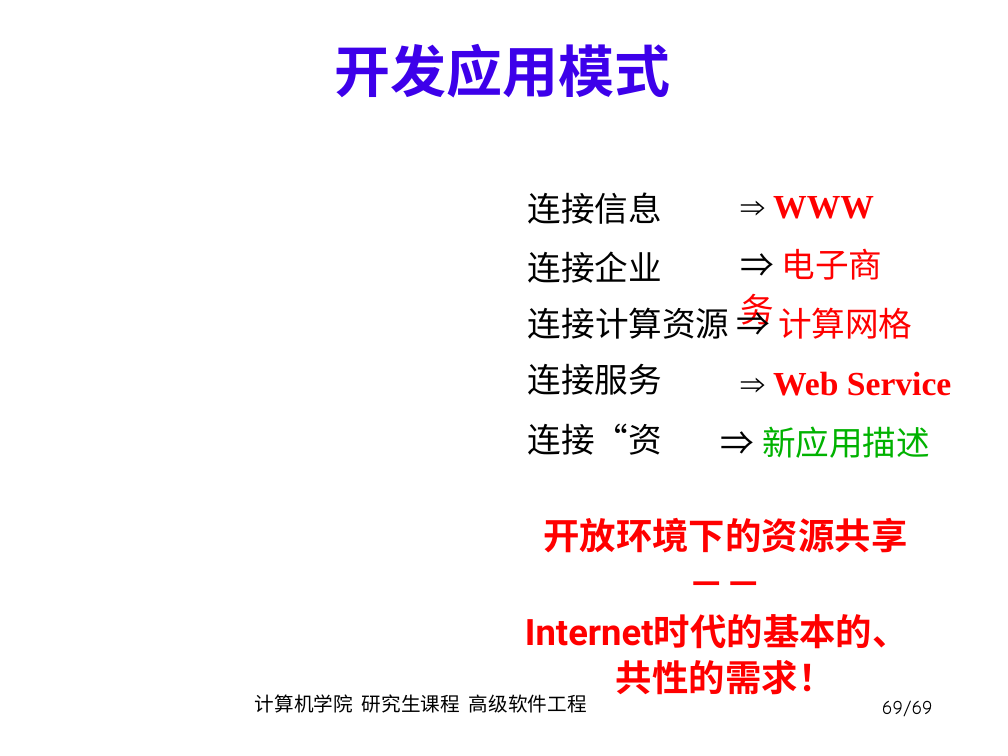
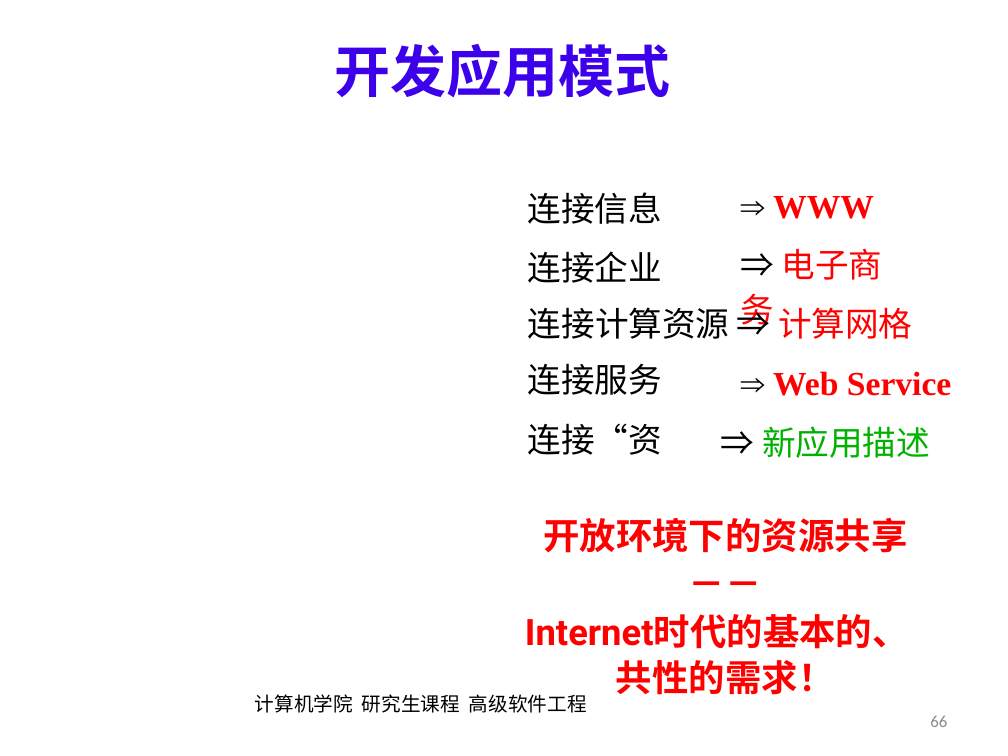
Before and after one commit to lihongweimail/lihongweimail.github.io, a slide deck: slide 66 of resources/coursePPT/AdvanceSoftwareEngineering/1-软件工程概述.pptx (slide 69 before the commit). Drawn at 1008x756 pixels with LibreOffice and Linux fonts; fonts in the diff are those of the drawing; background and template pictures are left out. Boxes give left, top, right and bottom in pixels: in the first picture for what was removed or moved away, otherwise in the second. Text is boxed around its words. In the diff, an @@ line names an element or a change of style, - is before the commit and + after.

```diff
--- a/resources/coursePPT/AdvanceSoftwareEngineering/1-软件工程概述.pptx
+++ b/resources/coursePPT/AdvanceSoftwareEngineering/1-软件工程概述.pptx
@@ text removed at (x1=882, y1=700, x2=933, y2=717) @@
-69/69
@@ page number added at (x1=930, y1=716, x2=947, y2=727), 12 pt, text #8C8C8C @@
+66
```
Also in this commit, not shown: 69 other slides changed, 2 slides added, 4 slides removed, 11 other files.
